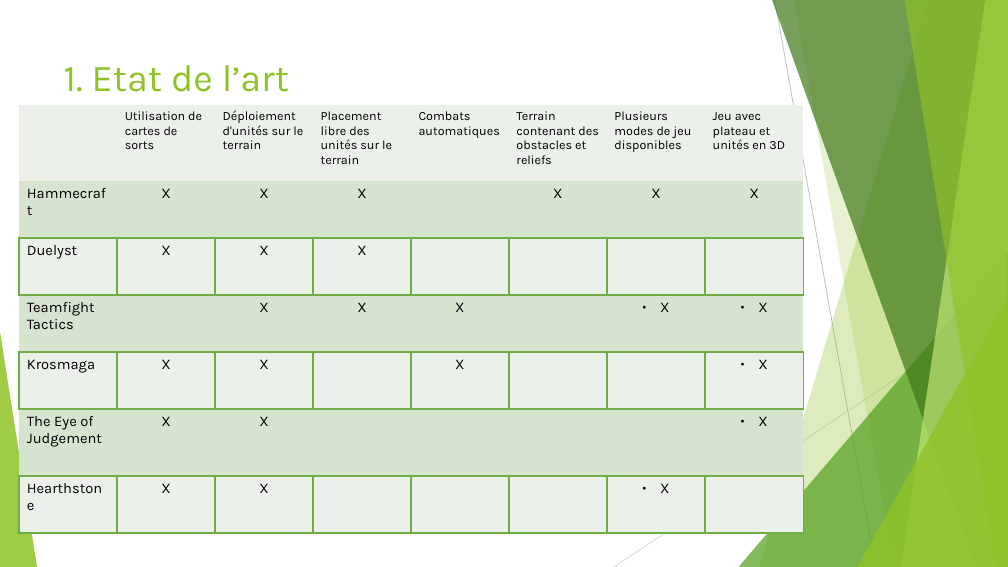
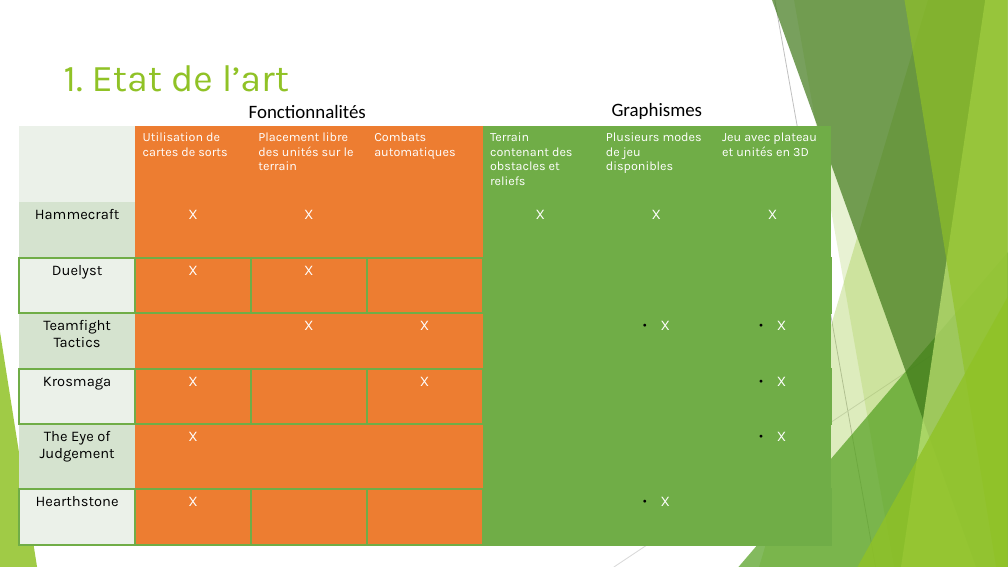
Before and after one commit to PNS-PS7and8/pns-innov1920-pns-innov1920-n, a slide deck: slide 3 of EtatDeLArt.odp. Drawn at 1008x567 pixels with LibreOffice and Linux fonts; fonts in the diff are those of the drawing. Boxes give left, top, right and bottom in pixels: in the first picture for what was removed or moved away, otherwise in the second. Text is boxed around its words. In the diff, an @@ line names an element or a change of style, - is before the commit and + after.

Commit message:
maj etat de l'art : retours collavizza

```diff
--- a/EtatDeLArt.odp
+++ b/EtatDeLArt.odp
@@ text added at box(249, 105, 366, 118), 18 pt, text #000000 @@
+Fonctionnalités
@@ text added at box(612, 103, 703, 119), 18 pt, text #000000 @@
+Graphismes
@@ table at box(20, 126, 831, 545) @@
-column 3: Déploiement d'unités sur le terrain | X | X | X | X | X | X
@@ table: place and size @@
-table at box(20, 105, 806, 533)
+table at box(20, 126, 831, 545)
```
Also in this commit, not shown: 1 other slide changed.
